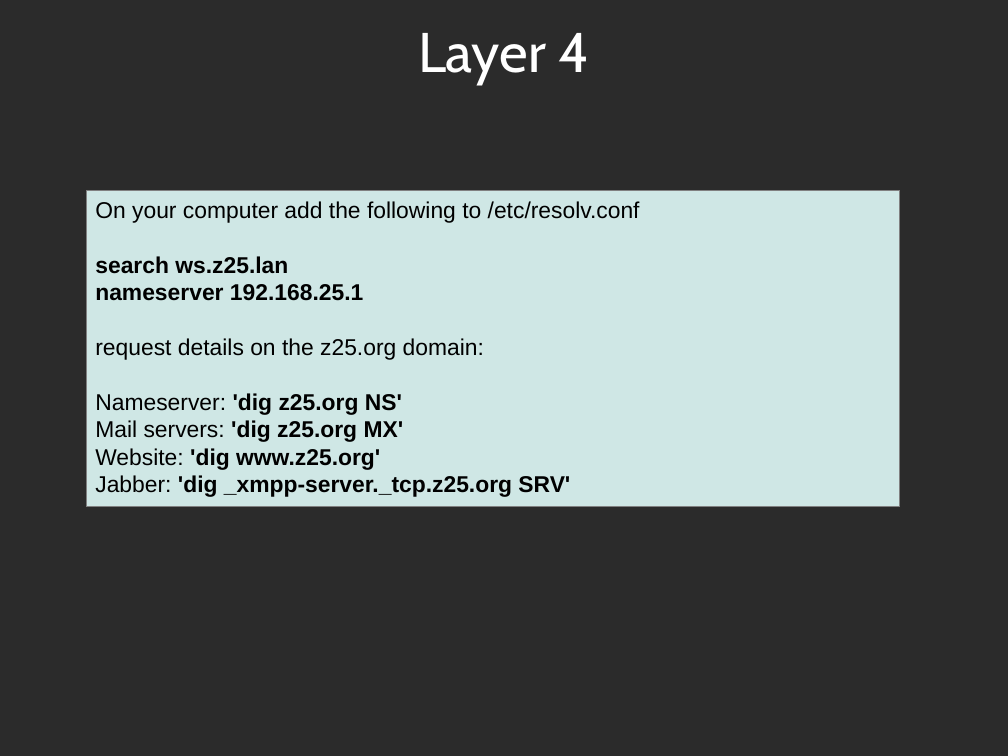
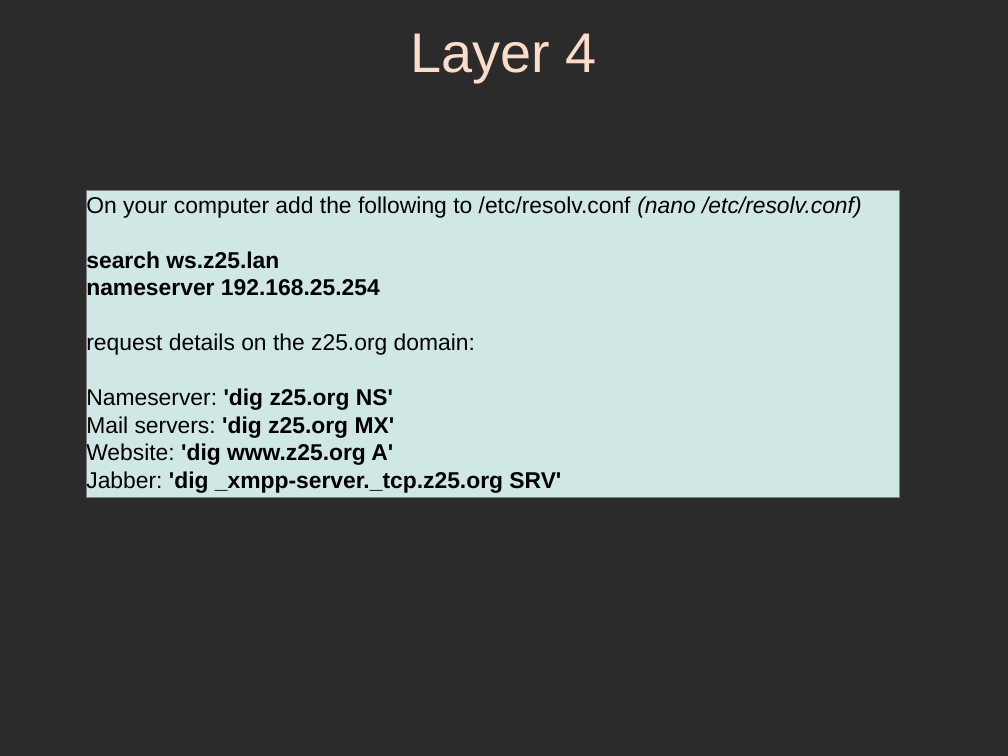
Before and after one commit to sphaero/workshops, a slide deck: slide 52 of Networking/presentation.odp (slide 46 before the commit). Drawn at 1008x756 pixels with LibreOffice and Linux fonts; fonts in the diff are those of the drawing; background and template pictures are left out; a plain dark background stands for a picture behind light text. Boxes give left, top, right and bottom in pixels: in the first picture for what was removed or moved away, otherwise in the second. Text is boxed around its words. In the diff, an @@ line names an element or a change of style, - is before the commit and + after.

```diff
--- a/Networking/presentation.odp
+++ b/Networking/presentation.odp
@@ title "Layer 4" at (411,33,597,82): font Cabin to Arial, text colour #FFFFFF to #FADCC8 @@
@@ text in rectangle at (86,195,862,219): text changed @@
-On your computer add the following to /etc/resolv.conf
+On your computer add the following to /etc/resolv.conf (nano /etc/resolv.conf)
@@ rectangle "On your computer add the ...": place and size @@
-rectangle "On your computer add the ..." at (86,191,900,508)
+rectangle "On your computer add the ..." at (86,191,900,499)
@@ text in rectangle at (86,277,380,301): text changed @@
-nameserver 192.168.25.1
+nameserver 192.168.25.254
@@ text in rectangle at (86,442,393,466): text changed @@
-Website: 'dig www.z25.org'
+Website: 'dig www.z25.org A'
```
Also in this commit, not shown: 51 other slides changed, 7 slides added, 1 slide removed.
